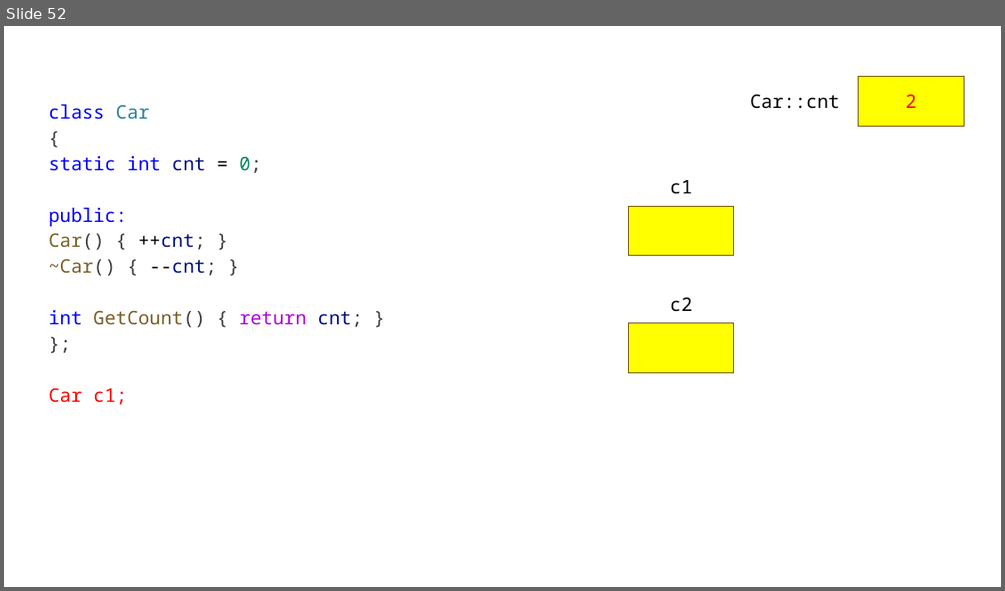
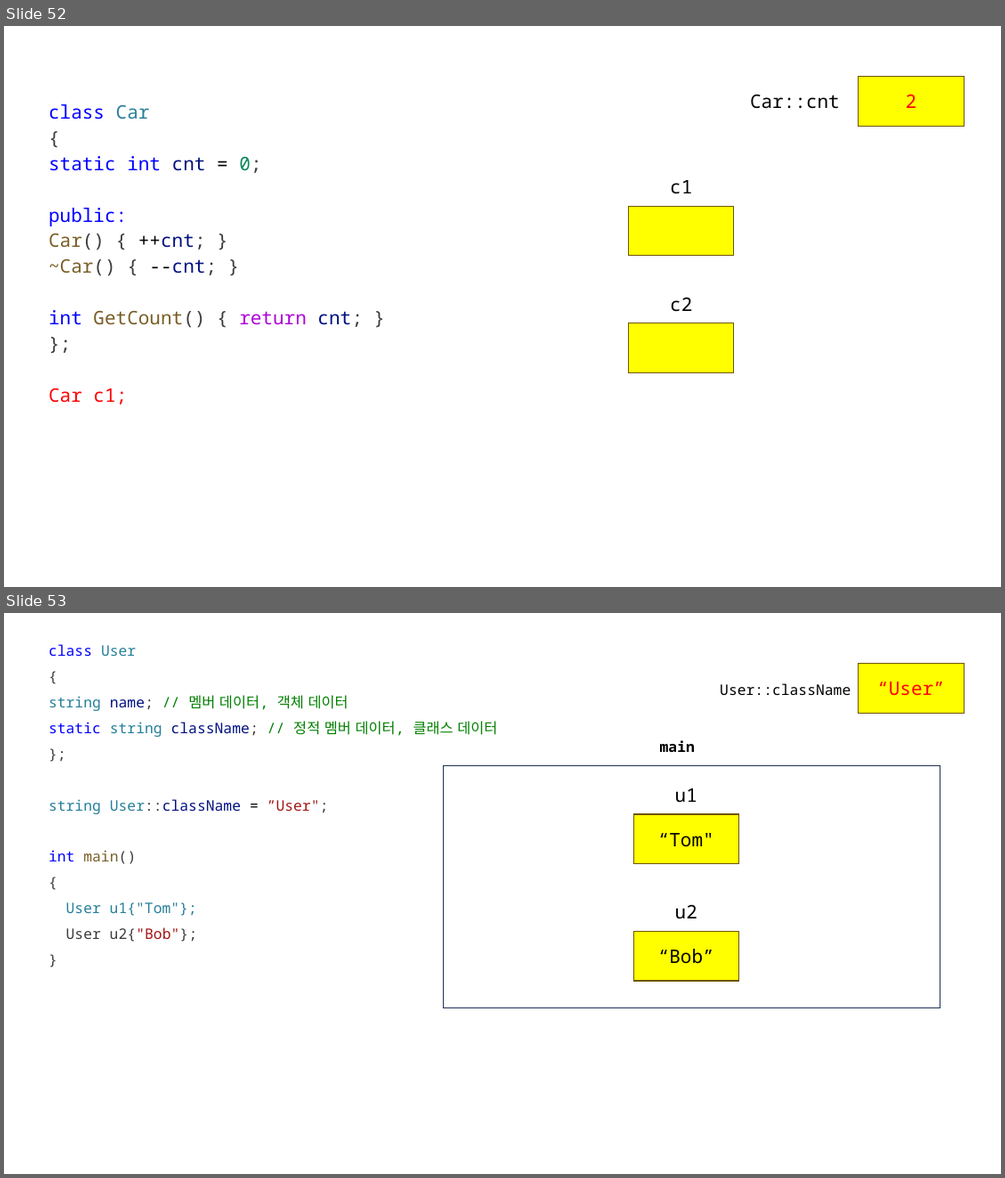
Before and after one commit to yoondev-classroom/cpp_250512, a slide deck: cpp_250512.pptx. Shown one above the other, each under a label of ours: slide 52 before the commit, slides 52 and 53 after it. The pictures are 1005x591 and 1005x1178 pixels, drawn with LibreOffice and Linux fonts; fonts in the diff are those of the drawing. Boxes give left, top, right and bottom in pixels: in the first picture for what was removed or moved away, otherwise in the second. Text is boxed around its words. In the diff, an @@ line names an element or a change of style, - is before the commit and + after.

```diff
--- a/cpp_250512.pptx
+++ b/cpp_250512.pptx
@@ slide 53 added at (4, 613, 1001, 1174), background #FFFFFF @@
@@ text added at (48, 644, 497, 941), 14 pt, text #267F99 @@
+class User
+{
+string name; // 멤버 데이터, 객체 데이터
+static string className; // 정적 멤버 데이터, 클래스 데이터
+};
+string User::className = ”User";
+int main()
+{
+User u1{"Tom"};
+User u2{"Bob"};
+}
@@ rectangle added at (858, 663, 964, 713), fill #FFFF00, outline #705400 1 pt, 18 pt, text #FF0000 @@
+“User”
@@ text added at (720, 683, 850, 695), 14 pt, text #000000 @@
+User::className
@@ text added at (660, 740, 695, 752), 14 pt, text #000000, bold @@
+main
@@ rectangle added at (443, 765, 940, 1008), fill #FFFFFF, outline #1E3256 1 pt @@
@@ text added at (675, 788, 697, 803), 18 pt, text #000000 @@
+u1
@@ rectangle added at (633, 814, 739, 863), fill #FFFF00, outline #705400 1 pt, 18 pt, text #000000 @@
+“Tom"
@@ text added at (675, 904, 697, 919), 18 pt, text #000000 @@
+u2
@@ rectangle added at (633, 932, 739, 981), fill #FFFF00, outline #705400 1 pt, 18 pt, text #000000 @@
+“Bob”
```
Also in this commit, not shown: 1 other file.
